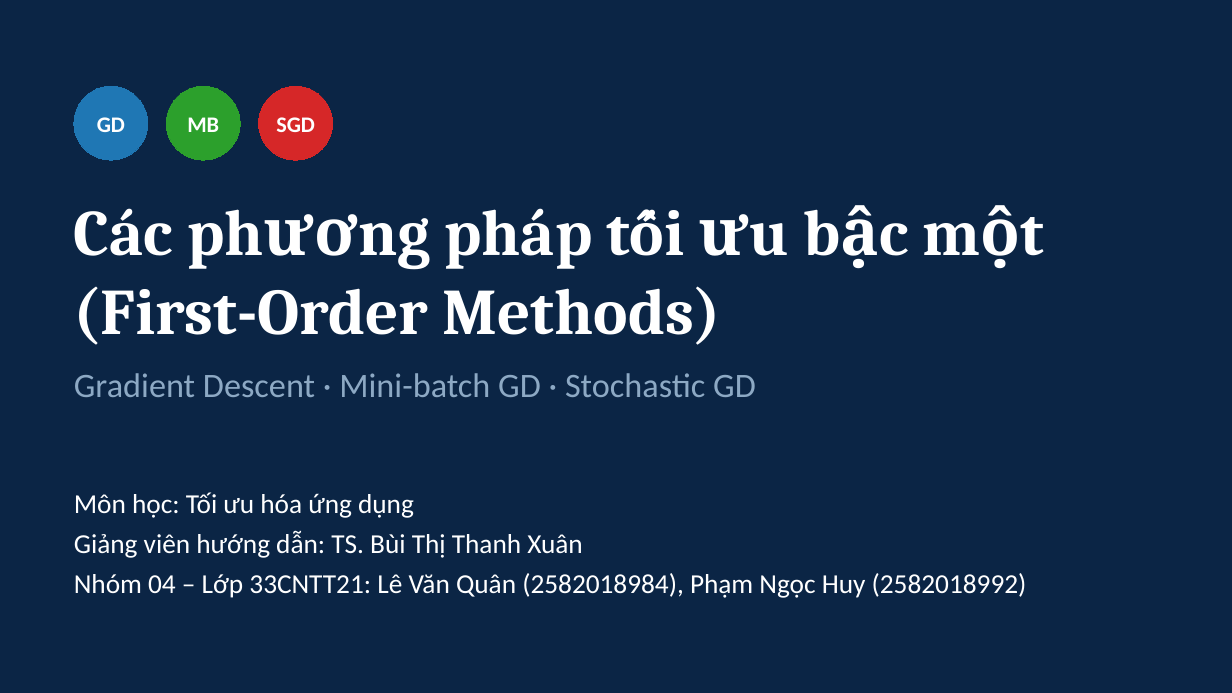
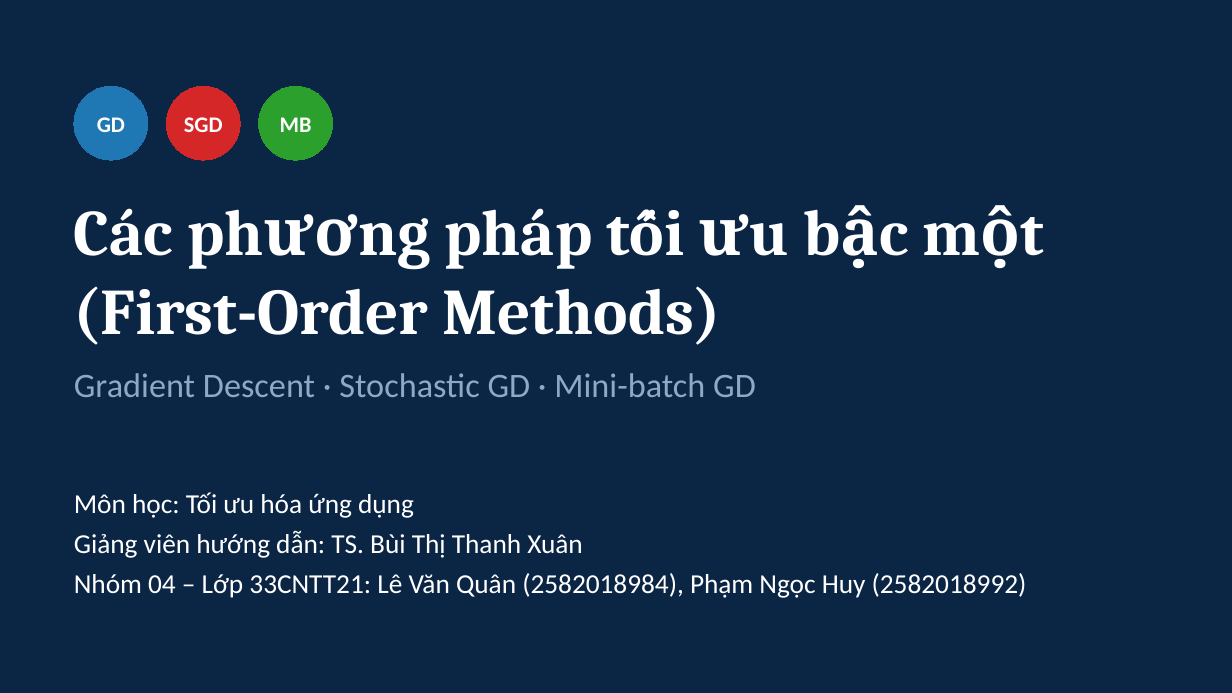
Before and after one commit to OceanPham/BTL_FirstOrderMethods, a slide deck: slide 1 of Slide_PhuongPhapToiUuBacMot.pptx. Drawn at 1232x693 pixels with LibreOffice and Linux fonts; fonts in the diff are those of the drawing. Boxes give left, top, right and bottom in pixels: in the first picture for what was removed or moved away, otherwise in the second. Text is boxed around its words. In the diff, an @@ line names an element or a change of style, - is before the commit and + after.

```diff
--- a/Slide_PhuongPhapToiUuBacMot.pptx
+++ b/Slide_PhuongPhapToiUuBacMot.pptx
@@ ellipse "SGD": place and size @@
-ellipse "SGD" at <box>259,86,333,160</box>
+ellipse "SGD" at <box>166,86,240,160</box>
@@ ellipse "MB": place and size @@
-ellipse "MB" at <box>166,86,240,160</box>
+ellipse "MB" at <box>259,86,333,160</box>
@@ text at <box>74,373,756,397</box>: text changed @@
-Gradient Descent · Mini-batch GD · Stochastic GD
+Gradient Descent · Stochastic GD · Mini-batch GD
```
Also in this commit, not shown: 1 other slide changed, 17 slides added, 14 slides removed.
